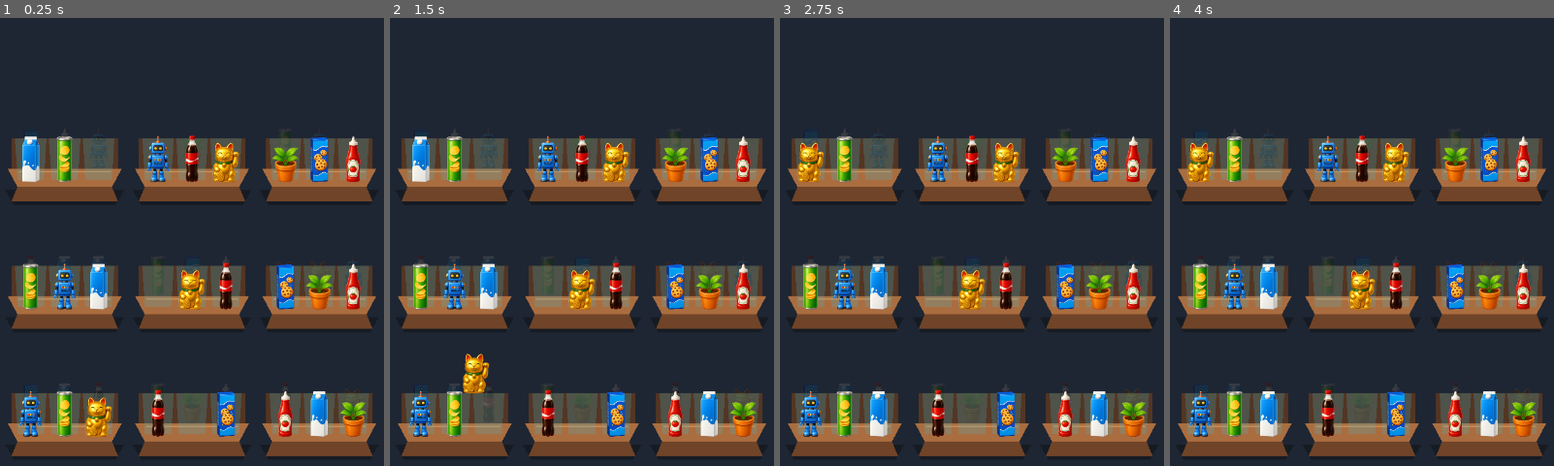
Above: before the commit, frames 1-4 (left to right).
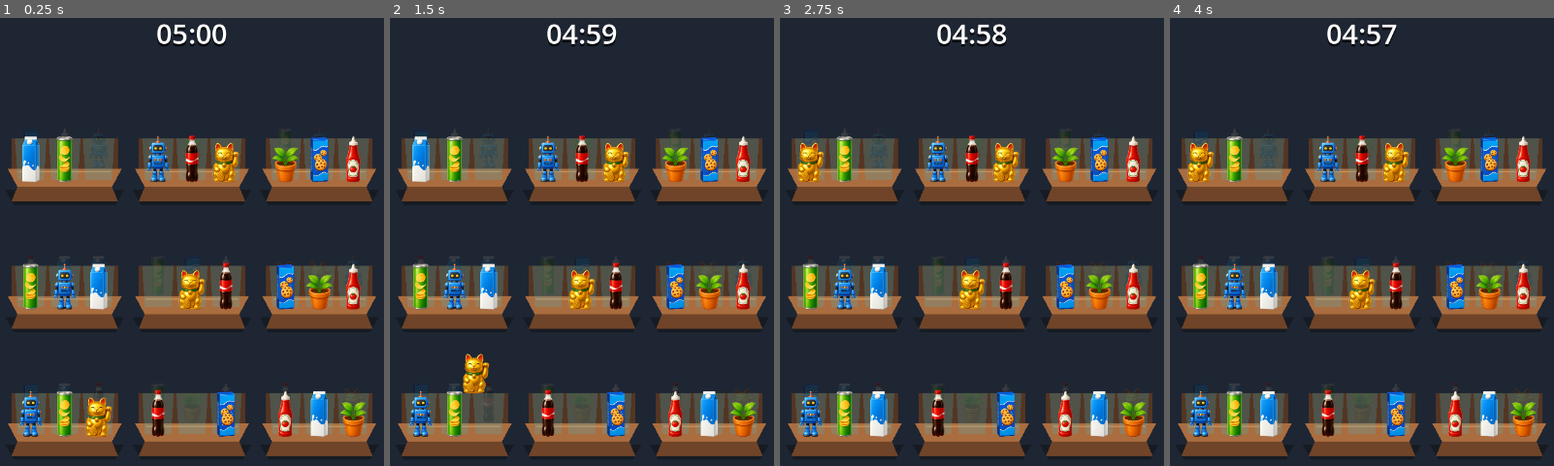
Above: after the commit, the same moments.

Repository: vladeque/sorting-puzzle
Game: Godot game, scene res://level.tscn
Same seed, same stepped clock (60 frames per second), same inputs: the game is played once before the commit and once after it. The project has no main scene, so this scene is started directly.
Inputs (mouse positions are in pixels of both pictures, inside the frame that each line leads up to):
- Up to frame 1 (0.25 s): no input
- Up to frame 2 (1.5 s): tap Enter at 0.5 s; move the mouse to (678, 345) at 0.52 s; click (678, 345) at 0.67 s; drag from (493, 421) to (420, 156) at 1.27 s
- Up to frame 3 (2.75 s): move the mouse to (1014, 215) at 2.02 s; click (1014, 215) at 2.17 s
- Up to frame 4 (4 s): tap Space at 2.75 s; drag from (outside the picture) to (1235, 156) at 2.77 s; tap Enter at 3.5 s; move the mouse to (outside the picture) at 3.52 s; click (outside the picture) at 3.67 s

The runs differ from the first frame. In frame 1, 0.5% of the frame differs, in the area x 40-60%, y 1-7%; in frame 2, 0.5%; in frame 3, 0.5%; in frame 4, 0.5%.

Commit message:
Add level countdown timer

Diff:
--- a/level.tscn
+++ b/level.tscn
@@ -25,6 +25,43 @@
 [node name="DragLayer" type="Node2D" parent="."]
 z_index = 100
 
+[node name="UI" type="CanvasLayer" parent="."]
+layer = 10
+
+[node name="TimerLabel" type="Label" parent="UI"]
+offset_left = 0.0
+offset_top = 28.0
+offset_right = 720.0
+offset_bottom = 92.0
+theme_override_colors/font_color = Color(1, 1, 1, 1)
+theme_override_colors/font_shadow_color = Color(0, 0, 0, 0.72)
+theme_override_constants/shadow_offset_x = 0
+theme_override_constants/shadow_offset_y = 4
+theme_override_font_sizes/font_size = 46
+text = "05:00"
+horizontal_alignment = 1
+vertical_alignment = 1
+
+[node name="FailurePanel" type="ColorRect" parent="UI"]
+visible = false
+offset_right = 720.0
+offset_bottom = 1280.0
+color = Color(0.04, 0.04, 0.05, 0.68)
+
+[node name="FailureLabel" type="Label" parent="UI/FailurePanel"]
+offset_left = 0.0
+offset_top = 548.0
+offset_right = 720.0
+offset_bottom = 644.0
+theme_override_colors/font_color = Color(1, 1, 1, 1)
+theme_override_colors/font_shadow_color = Color(0, 0, 0, 0.8)
+theme_override_constants/shadow_offset_x = 0
+theme_override_constants/shadow_offset_y = 4
+theme_override_font_sizes/font_size = 58
+text = "Level Failed"
+horizontal_alignment = 1
+vertical_alignment = 1
+
 [node name="Shelf01" type="Node2D" parent="Shelves"]
 position = Vector2(-210, -210)
 
--- a/scripts/level.gd
+++ b/scripts/level.gd
@@ -11,12 +11,17 @@
 @export var back_layer_offset := Vector2(0, -18)
 @export var back_layer_item_scale := 0.86
 @export var back_layer_item_modulate := Color(0.42, 0.42, 0.42, 0.34)
+@export var level_duration_seconds := 300.0
 
 var _slots: Array[Node2D] = []
 var _dragged_item: ShelfItem
 var _origin_slot: Node2D
 var _drag_offset := Vector2.ZERO
 var _drag_layer: Node2D
+var _timer_label: Label
+var _failure_panel: Control
+var _time_remaining := 0.0
+var _level_failed := false
 var _pressed_item: ShelfItem
 var _pressed_origin_slot: Node2D
 var _press_position := Vector2.ZERO
@@ -26,11 +31,30 @@
 
 func _ready() -> void:
 	_drag_layer = get_node("DragLayer") as Node2D
+	_timer_label = get_node("UI/TimerLabel") as Label
+	_failure_panel = get_node("UI/FailurePanel") as Control
+	_time_remaining = level_duration_seconds
+	_failure_panel.visible = false
 	_collect_slots()
 	_build_back_layers()
+	_update_timer_label()
+
+
+func _process(delta: float) -> void:
+	if _level_failed:
+		return
+
+	_time_remaining = maxf(_time_remaining - delta, 0.0)
+	_update_timer_label()
+
+	if _time_remaining <= 0.0:
+		_fail_level()
 
 
 func _input(event: InputEvent) -> void:
+	if _level_failed:
+		return
+
 	if event is InputEventMouseButton:
 		var mouse_event := event as InputEventMouseButton
 		if mouse_event.button_index != MOUSE_BUTTON_LEFT:
@@ -170,6 +194,28 @@
 		items[swap_index] = current_item
 
 
+func _update_timer_label() -> void:
+	var remaining_seconds := ceili(_time_remaining)
+	var minutes := remaining_seconds / 60
+	var seconds := remaining_seconds % 60
+	_timer_label.text = "%02d:%02d" % [minutes, seconds]
+
+
+func _fail_level() -> void:
+	_level_failed = true
+	_clear_selected_item()
+
+	if _dragged_item != null and _origin_slot != null:
+		_place_item_in_slot(_dragged_item, _origin_slot)
+
+	_dragged_item = null
+	_origin_slot = null
+	_drag_offset = Vector2.ZERO
+	_pressed_item = null
+	_pressed_origin_slot = null
+	_failure_panel.visible = true
+
+
 func _handle_press_at(pointer_global_position: Vector2) -> void:
 	if _dragged_item != null:
 		return
